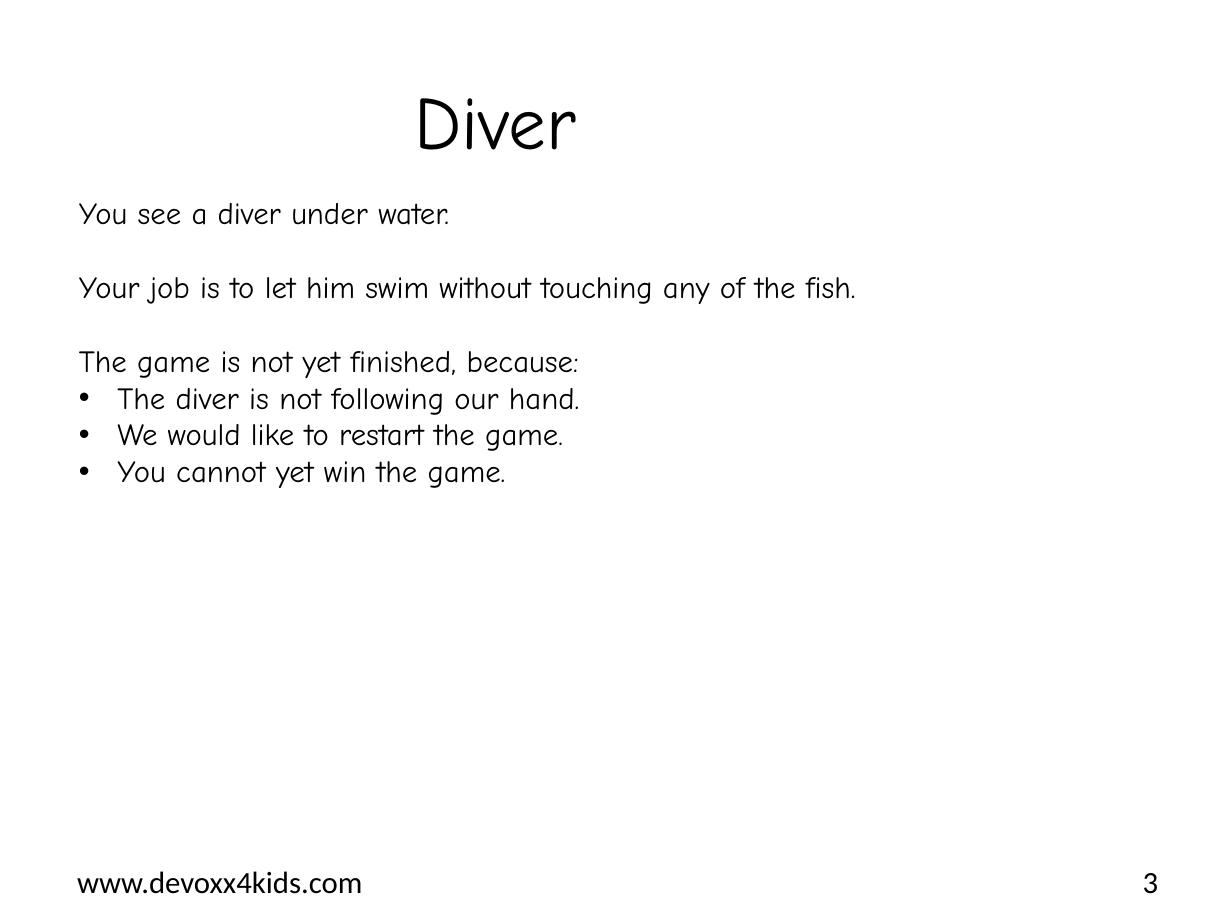
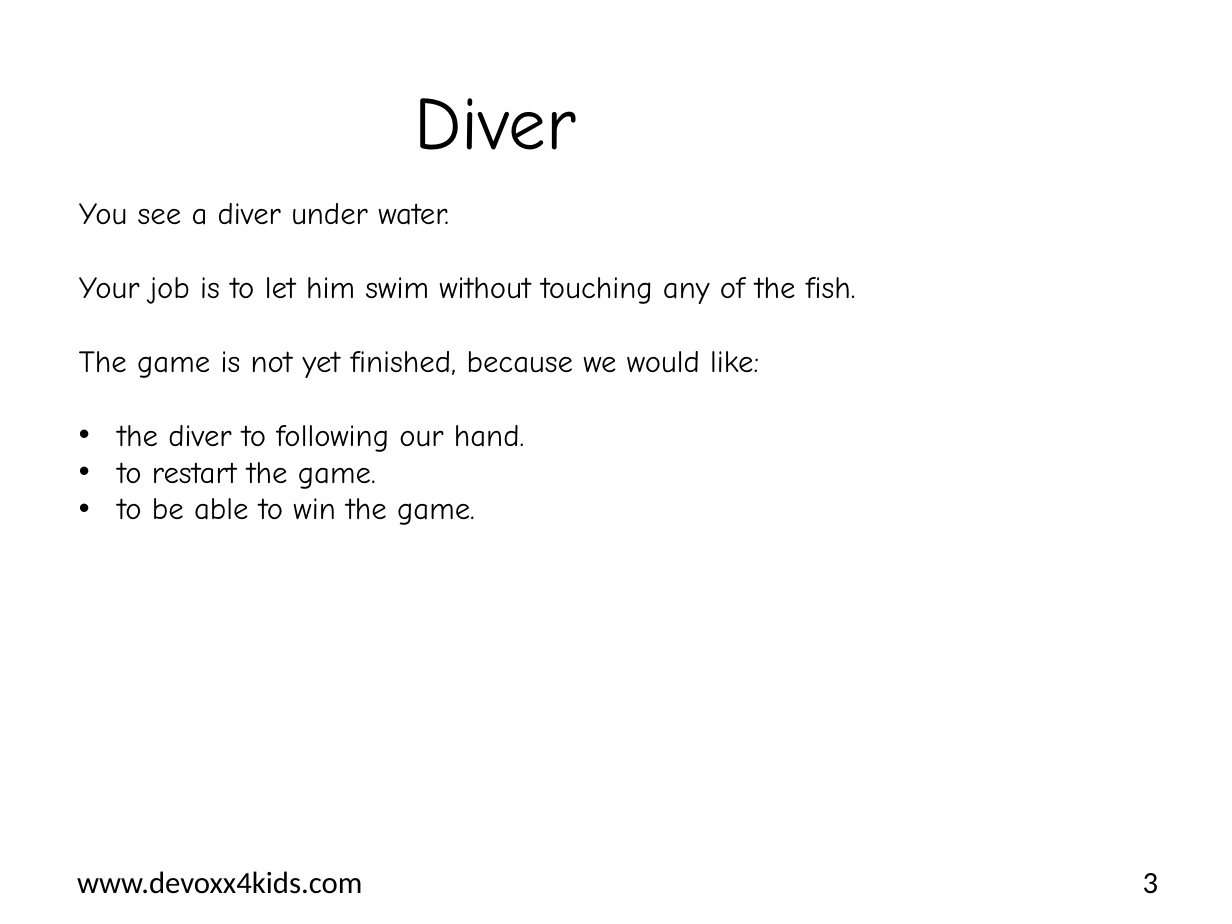
Before and after one commit to bertjan/jpoint-devoxx4kids, a slide deck: slide 3 of scratch-leapmotion/instructions/en/Assignment_Diver.pptx. Drawn at 1232x924 pixels with LibreOffice and Linux fonts; fonts in the diff are those of the drawing; background and template pictures are left out. Boxes give left, top, right and bottom in pixels: in the first picture for what was removed or moved away, otherwise in the second. Text is boxed around its words. In the diff, an @@ line names an element or a change of style, - is before the commit and + after.

```diff
--- a/scratch-leapmotion/instructions/en/Assignment_Diver.pptx
+++ b/scratch-leapmotion/instructions/en/Assignment_Diver.pptx
@@ text at bbox=[79, 351, 759, 525]: text changed @@
-The game is not yet finished, because:
-• The diver is not following our hand.
-• We would like to restart the game.
-• You cannot yet win the game.
+The game is not yet finished, because we would like:
+• the diver to following our hand.
+• to restart the game.
+• to be able to win the game.
```
Also in this commit, not shown: 17 other slides changed, 1 other file.
